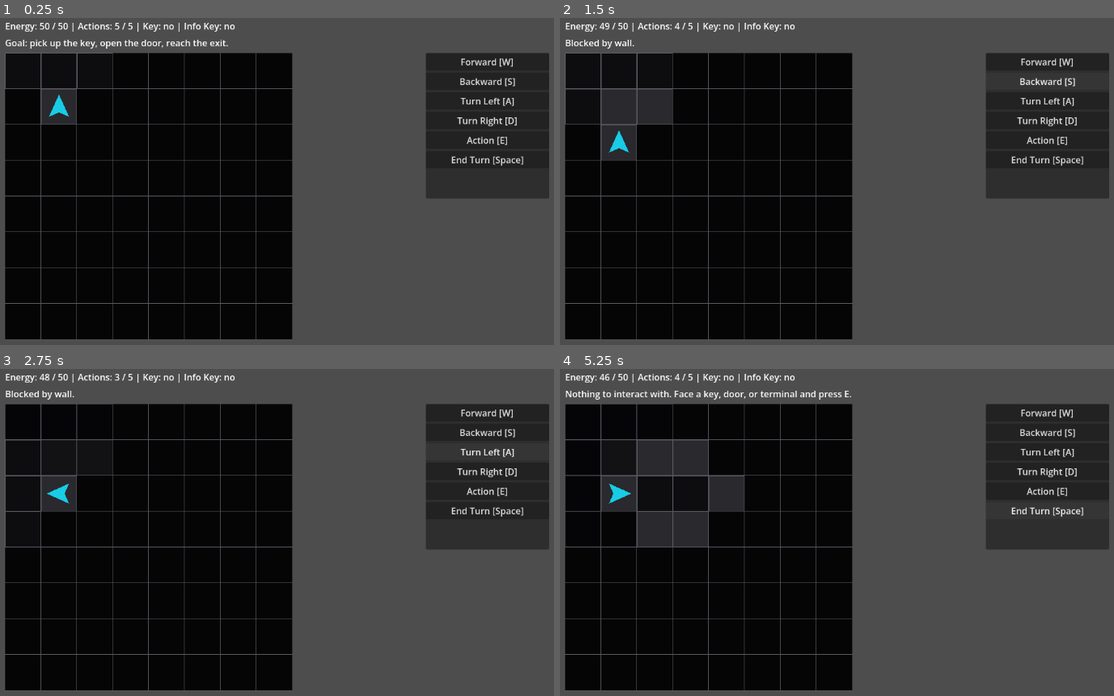
Above: before the commit, frames 1-4 (two rows, left to right).
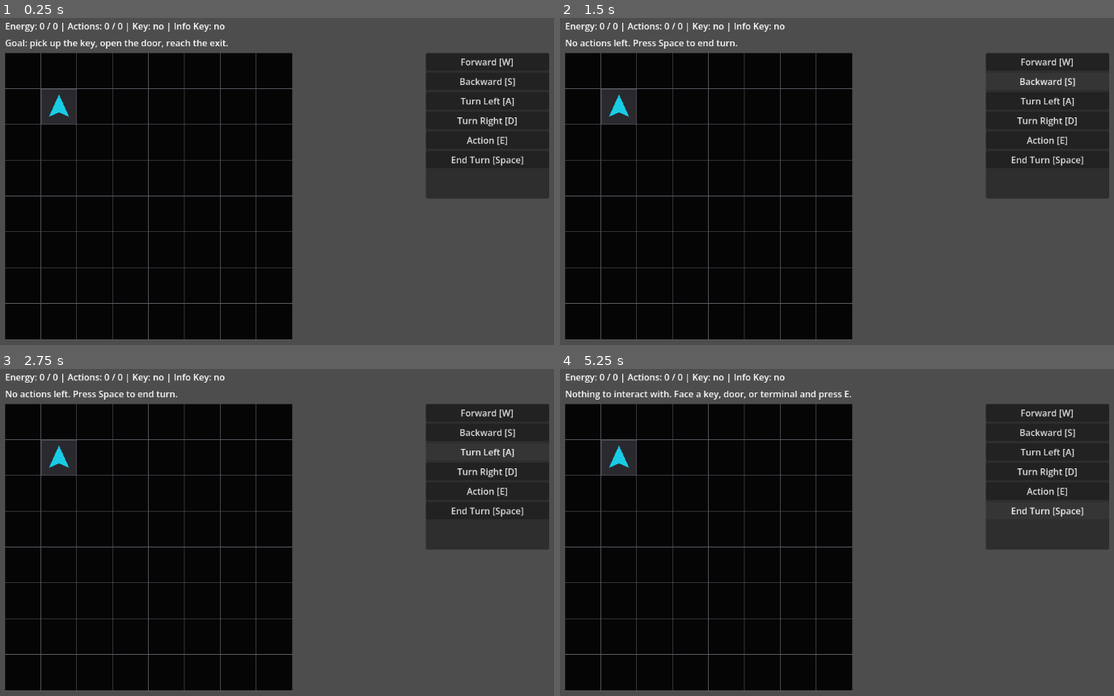
Above: after the commit, the same moments.

Repository: JUSTConnect/bibop
Game: Godot game, scene res://scenes/main.tscn
The game is run twice, just before and just after one commit, with the same random seed, the same clock (stepped at 60 frames per second) and the same inputs.
Inputs:
- Up to frame 1 (0.25 s): no input
- Up to frame 2 (1.5 s): click "Forward [W]" at 0.5 s; click "Backward [S]" at 1.25 s
- Up to frame 3 (2.75 s): click "Turn Left [A]" at 2 s
- Up to frame 4 (5.25 s): click "Turn Right [D]" at 2.75 s; click "Action [E]" at 3.5 s; click "End Turn [Space]" at 4.25 s; tap E (interact) at 5 s; hold Right (turn_right) from 5.03 s (still down); hold E (interact) from 5.03 s (still down)

The runs differ from the first frame. In frame 1, 0.6% of the frame differs, in the area x 0-43%, y 1-22%; in frame 2, 2.4%; in frame 3, 2.3%; in frame 4, 5.4%, in the area x 0-43%, y 1-55%.

Commit message:
BIB-81 gate commands by installed modules

Diff:
--- a/scripts/bipob/bipob_controller.gd
+++ b/scripts/bipob/bipob_controller.gd
@@ -16,6 +16,10 @@
 @export var max_energy: int = 50
 @export var vision_range: int = 3
 @export var actions_per_turn: int = 5
+@export var debug_install_wheels: bool = true
+@export var debug_install_manipulator: bool = true
+@export var debug_install_interface: bool = true
+@export var debug_install_visor: bool = true
 
 # MVP module model: modules can grant small passive bonuses and command flags.
 # No inventory/equipment UI yet; this only stores and applies data programmatically.
@@ -76,6 +80,7 @@
 	actions_left = clampi(actions_left, 0, actions_per_turn)
 
 func _ready() -> void:
+	create_default_modules()
 	base_max_energy = max_energy
 	base_vision_range = vision_range
 	base_actions_per_turn = actions_per_turn
@@ -94,6 +99,58 @@
 	update_world_position()
 	print_status()
 	status_changed.emit()
+
+func create_default_modules() -> void:
+	installed_modules.clear()
+
+	if debug_install_wheels:
+		var wheels_module := BipobModule.new()
+		wheels_module.id = "wheels_v1"
+		wheels_module.display_name = "Wheels V1"
+		wheels_module.granted_commands = [
+			"move_forward",
+			"move_backward",
+			"turn_left",
+			"turn_right",
+		]
+		install_module(wheels_module)
+
+	if debug_install_manipulator:
+		var manipulator_module := BipobModule.new()
+		manipulator_module.id = "manipulator_v1"
+		manipulator_module.display_name = "Manipulator V1"
+		manipulator_module.granted_commands = [
+			"interact_key",
+			"open_physical_door",
+		]
+		install_module(manipulator_module)
+
+	if debug_install_interface:
+		var interface_module := BipobModule.new()
+		interface_module.id = "interface_v1"
+		interface_module.display_name = "Interface V1"
+		interface_module.granted_commands = [
+			"read_terminal",
+			"open_digital_door",
+		]
+		install_module(interface_module)
+
+	if debug_install_visor:
+		var visor_module := BipobModule.new()
+		visor_module.id = "visor_v1"
+		visor_module.display_name = "Visor V1"
+		visor_module.granted_commands = [
+			"vision",
+		]
+		install_module(visor_module)
+
+func require_command(command_id: String, missing_message: String) -> bool:
+	if has_command(command_id):
+		return true
+
+	print("Missing command: ", command_id, " | ", missing_message)
+	hint_requested.emit(missing_message)
+	return false
 
 func setup_body() -> void:
 	if body == null:
@@ -125,6 +182,8 @@
 		interact()
 
 func move_forward() -> void:
+	if not require_command("move_forward", "Missing module: Wheels V1 required."):
+		return
 	if not can_spend_action(1, 1):
 		return
 
@@ -134,6 +193,8 @@
 		spend_action(1, 1)
 
 func move_backward() -> void:
+	if not require_command("move_backward", "Missing module: Wheels V1 required."):
+		return
 	if not can_spend_action(1, 1):
 		return
 
@@ -143,6 +204,8 @@
 		spend_action(1, 1)
 
 func turn_left() -> void:
+	if not require_command("turn_left", "Missing module: Wheels V1 required."):
+		return
 	if not can_spend_action(1, 1):
 		return
 
@@ -152,6 +215,8 @@
 	spend_action(1, 1)
 
 func turn_right() -> void:
+	if not require_command("turn_right", "Missing module: Wheels V1 required."):
+		return
 	if not can_spend_action(1, 1):
 		return
 
@@ -241,6 +306,8 @@
 	update_vision()
 
 func update_vision() -> void:
+	if not require_command("vision", "Missing module: Visor V1 required."):
+		return
 	if grid_manager == null:
 		return
 
@@ -272,6 +339,8 @@
 	return Vector2i.ZERO
 
 func open_door(door_position: Vector2i) -> void:
+	if not require_command("open_physical_door", "Missing module: Manipulator V1 required."):
+		return
 	if not has_key:
 		print("Door is locked. Physical key required.")
 		hint_requested.emit("Door is locked. Physical key required.")
@@ -284,6 +353,8 @@
 	print_status()
 
 func open_digital_door(door_position: Vector2i) -> void:
+	if not require_command("open_digital_door", "Missing module: Interface V1 required."):
+		return
 	if not has_info_key:
 		print("Digital door locked. Info-Key required from terminal.")
 		hint_requested.emit("Digital door requires Info-Key from terminal.")
@@ -319,6 +390,8 @@
 
 
 func read_terminal(target_position: Vector2i) -> void:
+	if not require_command("read_terminal", "Missing module: Interface V1 required."):
+		return
 	has_info_key = true
 	spend_action(1, 1)
 	print("Terminal accessed at ", target_position, ". Info-Key downloaded.")
@@ -327,6 +400,8 @@
 	print_status()
 
 func pick_up_key(key_position: Vector2i) -> void:
+	if not require_command("interact_key", "Missing module: Manipulator V1 required."):
+		return
 	has_key = true
 	grid_manager.set_tile(key_position, GridManager.TILE_FLOOR)
 	spend_action(1, 1)
